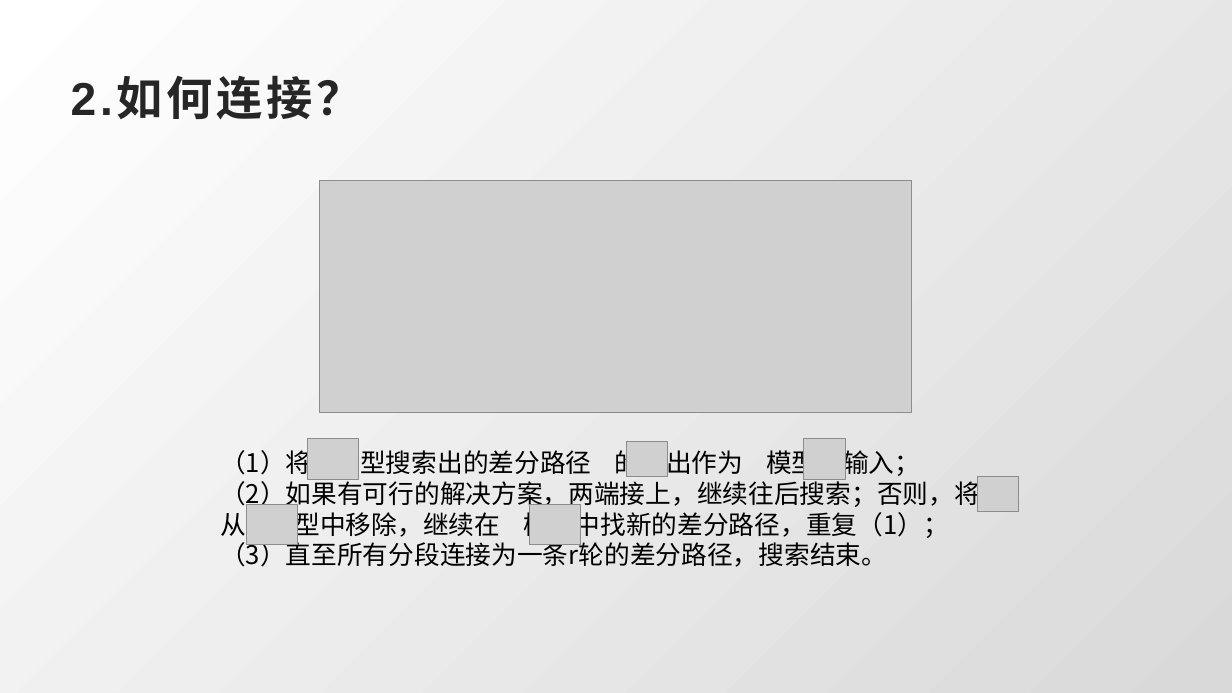
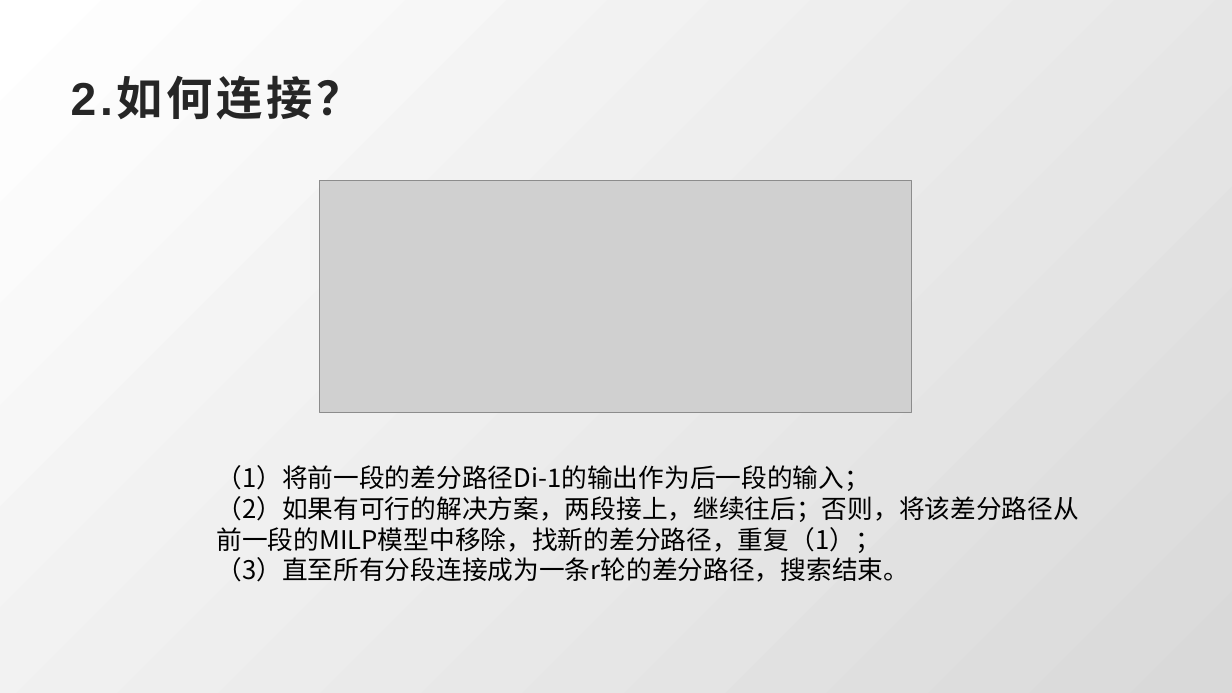
Before and after one commit to tangerinethm/Paper_Repository, a slide deck: slide 14 of ppt/MILP.pptx. Drawn at 1232x693 pixels with LibreOffice and Linux fonts; fonts in the diff are those of the drawing; grey boxes stand for pictures. Boxes give left, top, right and bottom in pixels: in the first picture for what was removed or moved away, otherwise in the second. Text is boxed around its words. In the diff, an @@ line names an element or a change of style, - is before the commit and + after.

```diff
--- a/ppt/MILP.pptx
+++ b/ppt/MILP.pptx
@@ picture removed at (x1=308, y1=439, x2=360, y2=480) @@
@@ picture removed at (x1=627, y1=442, x2=667, y2=477) @@
@@ picture removed at (x1=803, y1=439, x2=846, y2=480) @@
@@ text at (x1=216, y1=465, x2=1079, y2=582): text changed @@
-（1）将 模型搜索出的差分路径 的输出作为 模型的输入；
-（2）如果有可行的解决方案，两端接上，继续往后搜索；否则，将
-从 模型中移除，继续在 模型中找新的差分路径，重复（1）；
-（3）直至所有分段连接为一条r轮的差分路径，搜索结束。
+（1）将前一段的差分路径Di-1的输出作为后一段的输入；
+（2）如果有可行的解决方案，两段接上，继续往后；否则，将该差分路径从前一段的MILP模型中移除，找新的差分路径，重复（1）；
+（3）直至所有分段连接成为一条r轮的差分路径，搜索结束。
@@ picture removed at (x1=978, y1=477, x2=1019, y2=512) @@
@@ picture removed at (x1=247, y1=505, x2=299, y2=545) @@
@@ picture removed at (x1=530, y1=505, x2=581, y2=545) @@
```
Also in this commit, not shown: 5 other slides changed, 38 other files.
